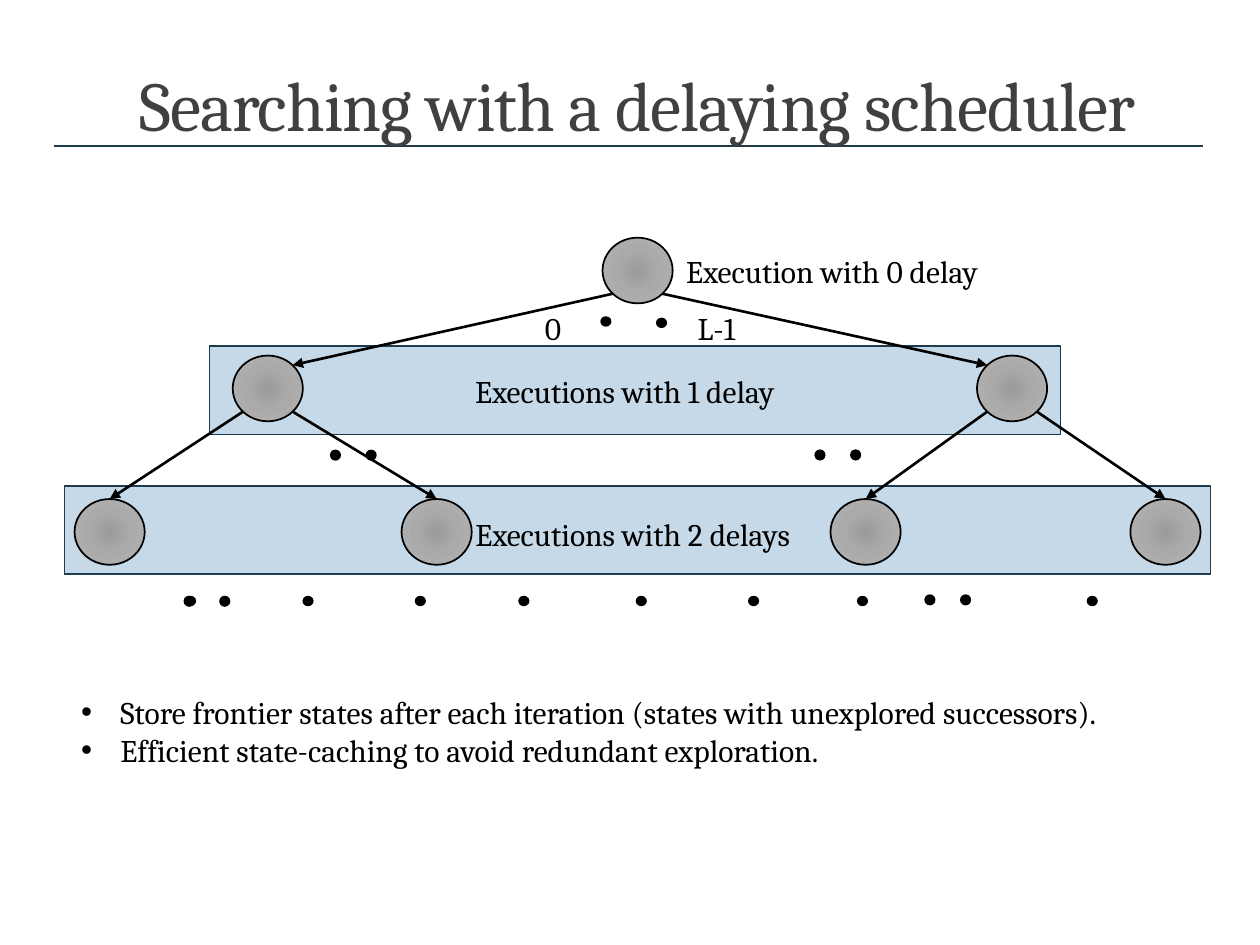
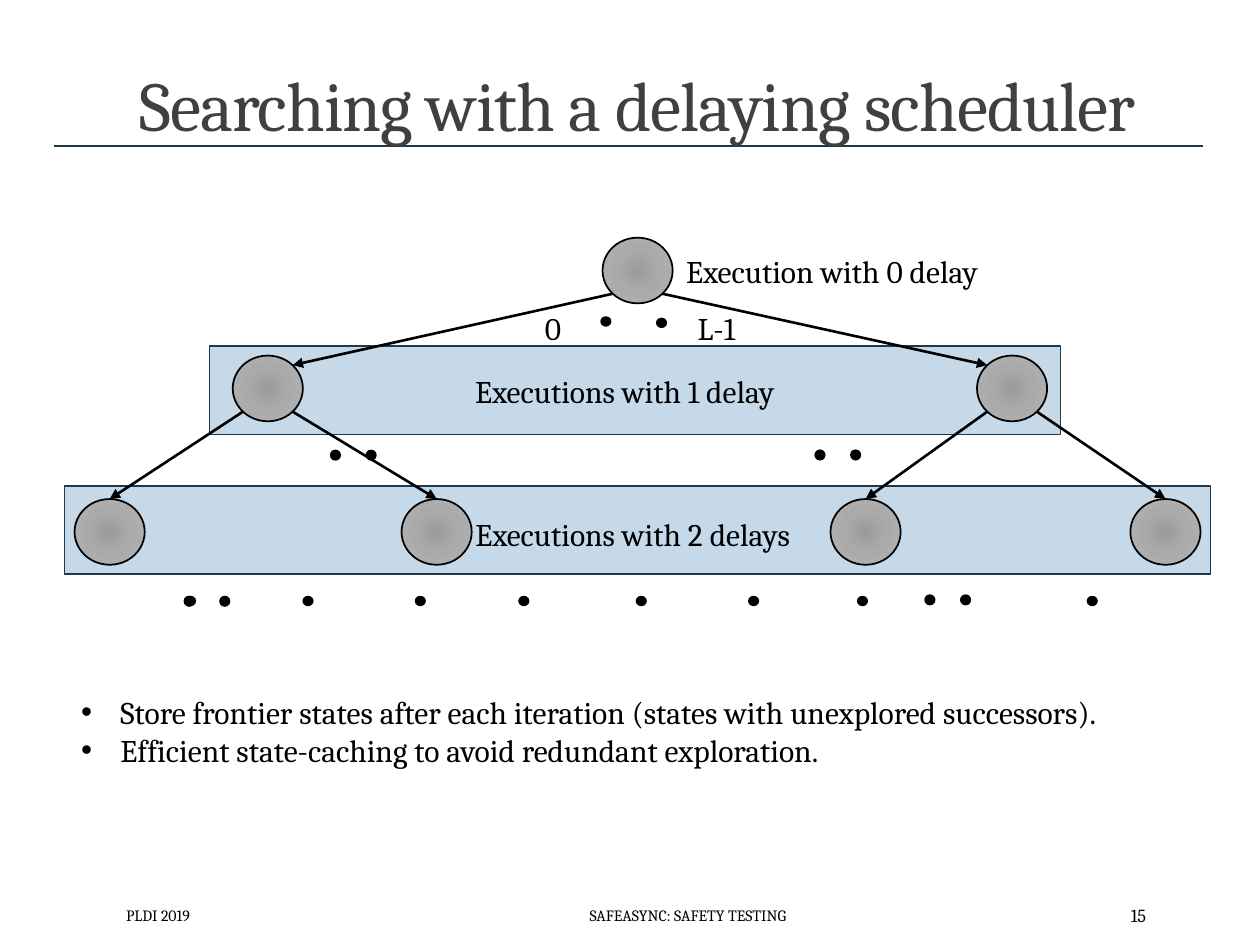
Before and after one commit to p-org/plditutorial, a slide deck: slide 15 of Presentations/MonolithicSafetyTesting.pptx (slide 14 before the commit). Drawn at 1260x945 pixels with LibreOffice and Linux fonts; fonts in the diff are those of the drawing. Boxes give left, top, right and bottom in pixels: in the first picture for what was removed or moved away, otherwise in the second. Text is boxed around its words. In the diff, an @@ line names an element or a change of style, - is before the commit and + after.

```diff
--- a/Presentations/MonolithicSafetyTesting.pptx
+++ b/Presentations/MonolithicSafetyTesting.pptx
@@ text added at (126, 910, 190, 921), 9 pt, text #000000 @@
+PLDI 2019
@@ text added at (590, 910, 786, 921), 9 pt, text #000000 @@
+SAFEASYNC: SAFETY TESTING
@@ page number added at (1131, 909, 1146, 922), 10.5 pt, text #000000 @@
+15
```
Also in this commit, not shown: 20 other slides changed, 2 slides removed, 12 other files.
